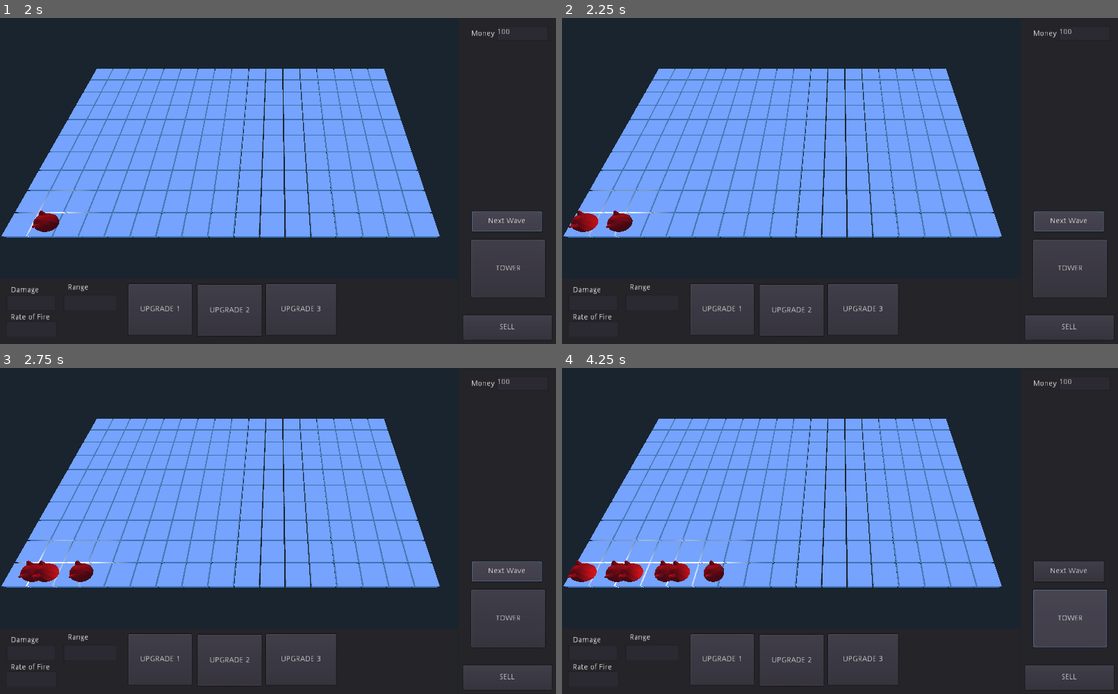
Above: before the commit, frames 1-4 (two rows, left to right).
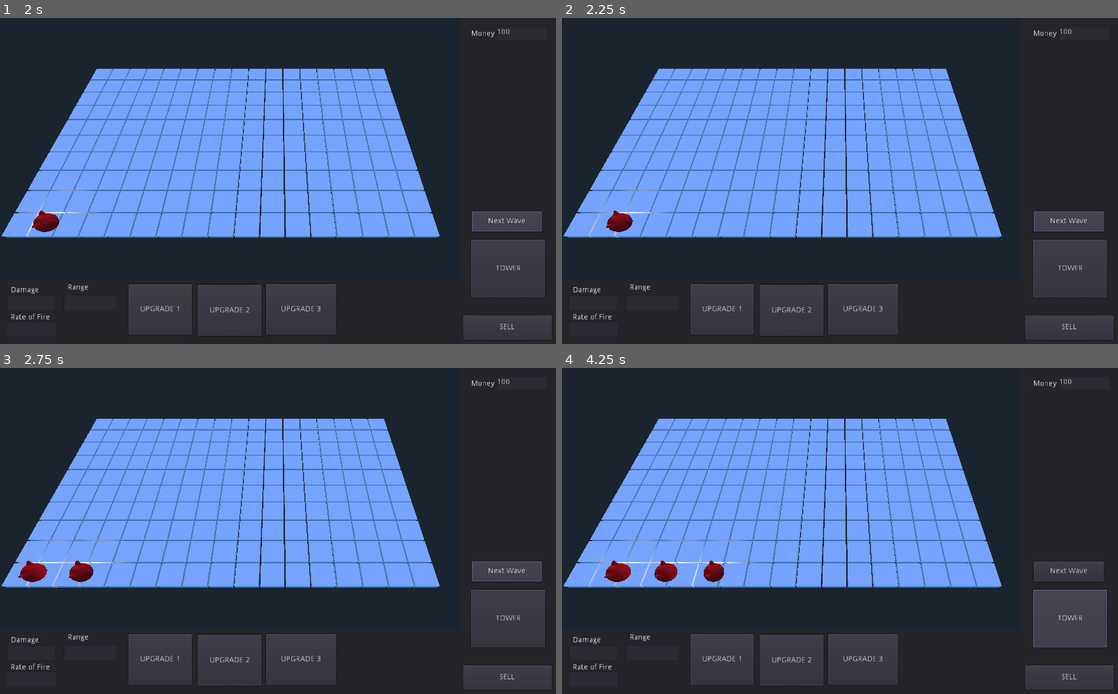
Above: after the commit, the same moments.

Repository: liampward/GodotTD
Game: Godot game, scene res://Scenes/Root.tscn
Two runs of this game, one before a commit and one after it. Both use one fixed random seed, a clock stepped at 60 frames per second and the inputs below.
Inputs (mouse positions are in pixels of both pictures, inside the frame that each line leads up to):
- Up to frame 1 (2 s): click (33, 301) at 0.52 s; type "12" at 0.6 s; click (33, 330) at 0.75 s; type "12" at 0.83 s; click (88, 301) at 0.98 s; type "12" at 1.07 s; click "Next Wave" at 1.25 s
- Up to frame 2 (2.25 s): click "Next Wave" at 2 s
- Up to frame 3 (2.75 s): no input
- Up to frame 4 (4.25 s): click "SELL" at 2.75 s; click "TOWER" at 3.5 s

Frame 1 is identical in both runs. In frame 2, 0.3% of the frame differs, in the area x 1-12%, y 52-66%; in frame 3, 0.2%; in frame 4, 0.8%, in the area x 0-27%, y 52-68%.
Error in both runs: Invalid get index 'tower' (on base: 'Nil'). (res://Scripts/Sell)

Commit message:
Prevented mass-spawing of enemies

Diff:
--- a/Scripts/Enemy Spawner.gd
+++ b/Scripts/Enemy Spawner.gd
@@ -5,27 +5,29 @@
 var Board_Node
 var Enemy_Timer
 var Enemy
+var done_spawning
 
 func _ready():
-    # Called when the node is added to the scene for the first time.
-    # Initialization here
-    Root_Node = get_tree().get_root().get_node("Root")
-    Board_Node = Root_Node.get_node("Board")
-    Enemy = load("res://Scenes/Enemy.tscn")
+	Root_Node = get_tree().get_root().get_node("Root")
+	Board_Node = Root_Node.get_node("Board")
+	Enemy = load("res://Scenes/Enemy.tscn")
+	done_spawning = true
 
-func _process(delta):
-    # Called every frame. Delta is time since last frame.
-    # Update game logic here.
-    pass
+#func _process(delta):
+	# Called every frame. Delta is time since last frame.
+	# Update game logic here.
+#	pass
 
 func Spawn():
-    var Clone = Enemy.instance()
-    Root_Node.add_child(Clone)
-    var size = Board_Node.board_size
-    Clone.set_translation(Vector3(0, 0, 0))
-    Board_Node.ignore_list.append(Clone.get_node("Area"))
+	var Clone = Enemy.instance()
+	Root_Node.add_child(Clone)
+	var size = Board_Node.board_size
+	Clone.set_translation(Vector3(0, 0, 0))
+	Board_Node.ignore_list.append(Clone.get_node("Area"))
 
 func SpawnWave(T):
-    for i in range(0,T):
-        Spawn()
-        yield(get_tree().create_timer(1.0), "timeout")
+	done_spawning = false
+	for i in range(0,T):
+		Spawn()
+		yield(get_tree().create_timer(1.0), "timeout")
+	done_spawning = true
--- a/Scripts/SpawnButton.gd
+++ b/Scripts/SpawnButton.gd
@@ -11,4 +11,5 @@
 	Spawn_Node = Root_Node.get_node("EnemySpawner")
 
 func _pressed():
-	Spawn_Node.SpawnWave(3)
+	if Spawn_Node.done_spawning == true:
+		Spawn_Node.SpawnWave(3)
